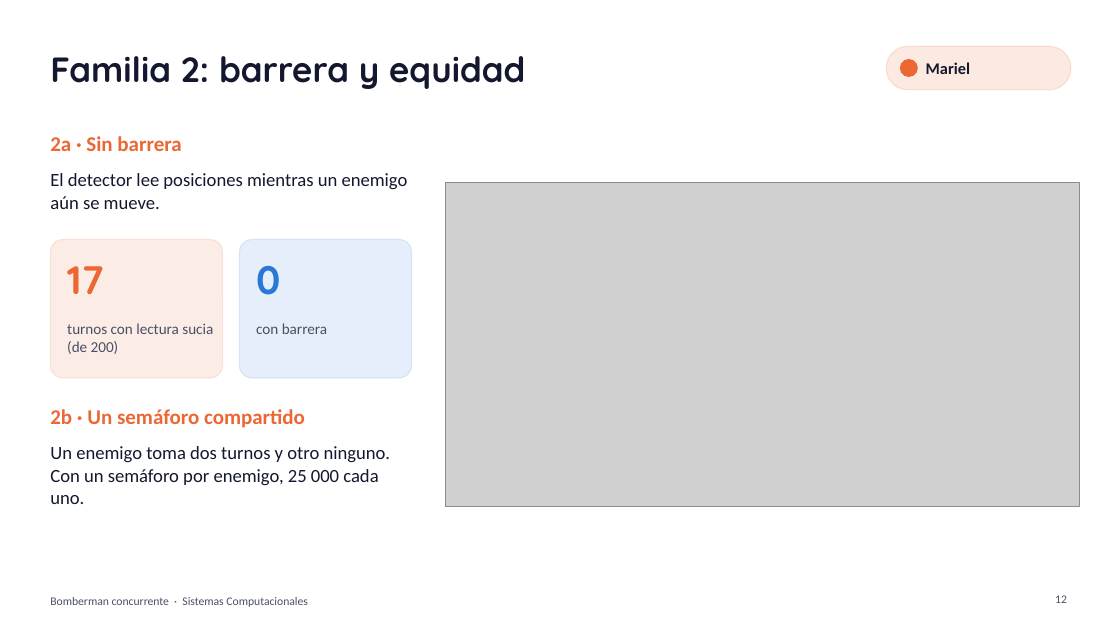
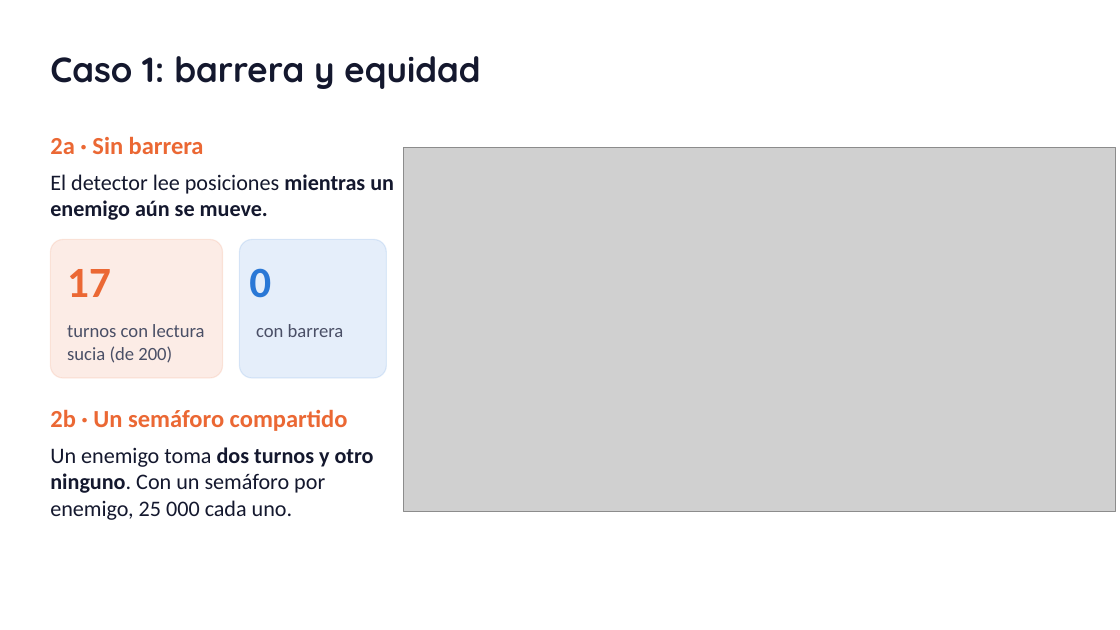
Before and after one commit to JoelxD12O/bomberman-concurrente, a slide deck: slide 11 of docs/presentacion/Bomberman_concurrente.pptx (slide 12 before the commit). Drawn at 1120x630 pixels with LibreOffice and Linux fonts; fonts in the diff are those of the drawing; grey boxes stand for pictures. Boxes give left, top, right and bottom in pixels: in the first picture for what was removed or moved away, otherwise in the second. Text is boxed around its words. In the diff, an @@ line names an element or a change of style, - is before the commit and + after.

```diff
--- a/docs/presentacion/Bomberman_concurrente.pptx
+++ b/docs/presentacion/Bomberman_concurrente.pptx
@@ title at bbox=[50, 56, 480, 89]: text changed @@
-Familia 2: barrera y equidad
+Caso 1: barrera y equidad
@@ rounded rectangle removed at bbox=[886, 46, 1071, 90] @@
@@ ellipse removed at bbox=[901, 60, 918, 76] @@
@@ text removed at bbox=[926, 62, 970, 74] @@
-Mariel
@@ text "2a · Sin barrera" at bbox=[50, 136, 204, 154]: size 18 to 21 pt @@
@@ picture: place and size @@
-picture at bbox=[445, 182, 1080, 507]
+picture at bbox=[403, 147, 1116, 512]
@@ text "El detector lee posiciones mientras ..." at bbox=[50, 174, 394, 220]: size 16 to 19 pt; bold on in "mientras un enemigo aún se mueve." @@
@@ rounded rectangle: place and size @@
-rounded rectangle at bbox=[239, 239, 412, 378]
+rounded rectangle at bbox=[239, 239, 386, 378]
@@ text "17" at bbox=[67, 269, 111, 297]: size 34 to 37 pt, font Quicksand to Calibri @@
@@ text "0" at bbox=[249, 268, 271, 298]: size 34 to 37 pt, font Quicksand to Calibri @@
@@ text "turnos con lectura sucia (de ..." at bbox=[67, 324, 204, 363]: size 13 to 16 pt @@
@@ text "con barrera" at bbox=[256, 324, 344, 337]: size 13 to 16 pt @@
@@ text "2b · Un semáforo compartido" at bbox=[50, 409, 348, 431]: size 18 to 21 pt @@
@@ text "Un enemigo toma dos turnos ..." at bbox=[50, 447, 374, 520]: size 16 to 19 pt; bold on in "dos turnos y otro ninguno." @@
@@ text removed at bbox=[50, 597, 308, 607] @@
-Bomberman concurrente · Sistemas Computacionales
@@ page number removed at bbox=[1055, 595, 1067, 603] @@
-12
```
Also in this commit, not shown: 15 other slides changed, 9 slides added, 3 slides removed, 1 other file.
